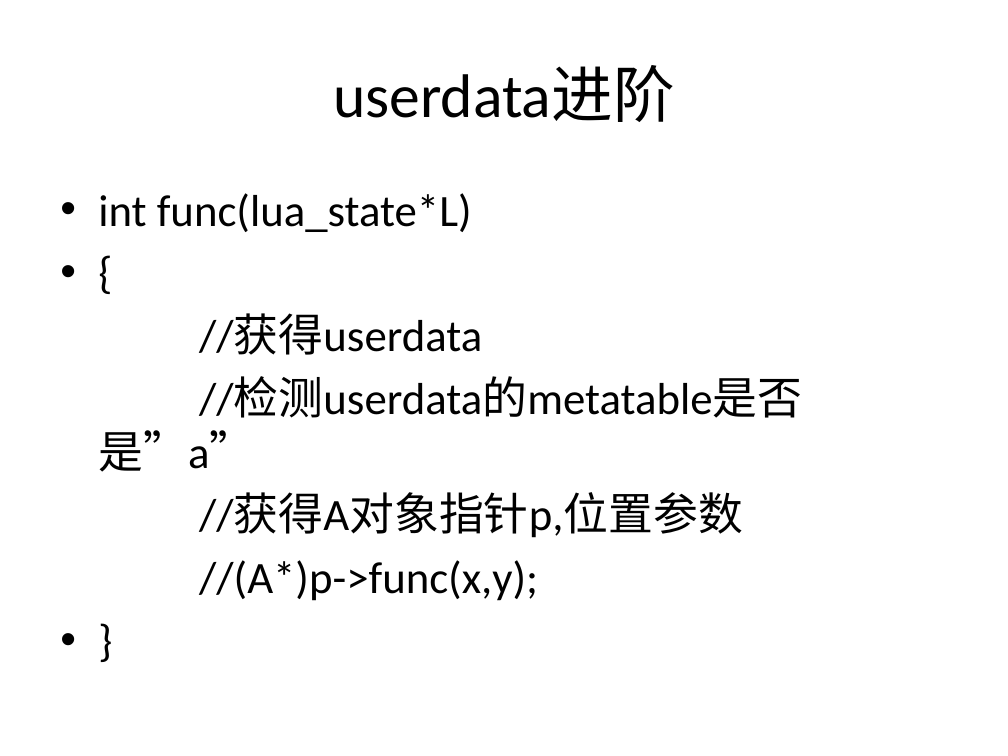
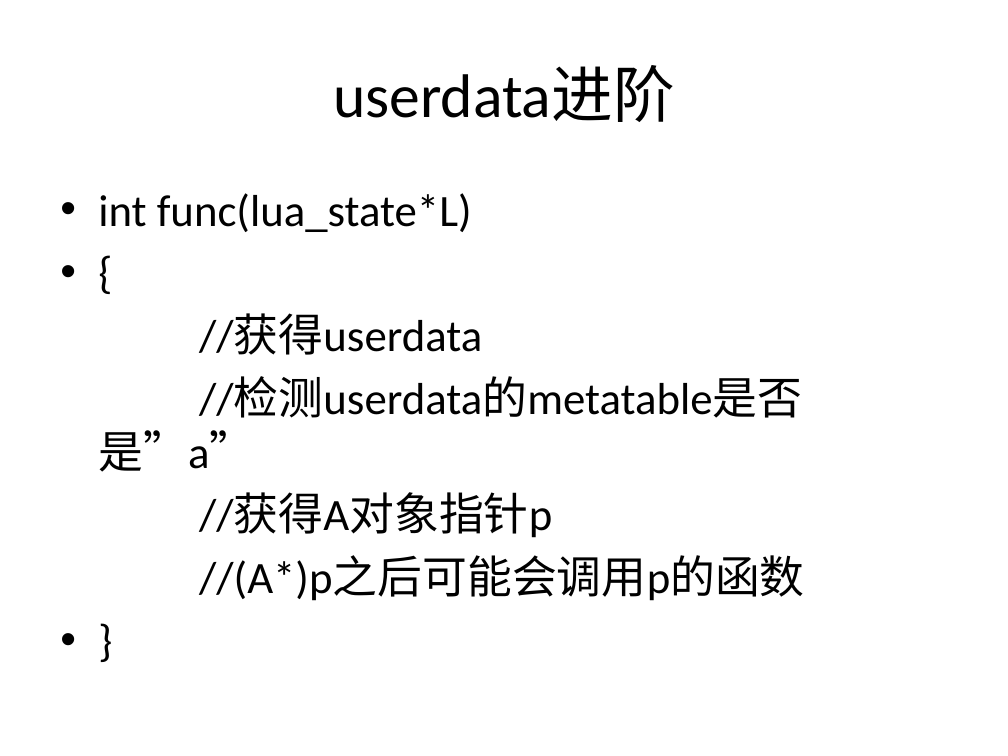
Before and after one commit to henryfung01/StreetFighter, a slide deck: slide 37 of Doc/lua1.pptx. Drawn at 1008x756 pixels with LibreOffice and Linux fonts; fonts in the diff are those of the drawing. Boxes give left, top, right and bottom in pixels: in the first picture for what was removed or moved away, otherwise in the second. Text is boxed around its words. In the diff, an @@ line names an element or a change of style, - is before the commit and + after.

```diff
--- a/Doc/lua1.pptx
+++ b/Doc/lua1.pptx
@@ text at [199, 493, 805, 601]: text changed @@
-//获得A对象指针p,位置参数
-//(A*)p->func(x,y);
+//获得A对象指针p
+//(A*)p之后可能会调用p的函数
```
Also in this commit, not shown: 1 other slide changed, 1 slide added, 2 other files.
